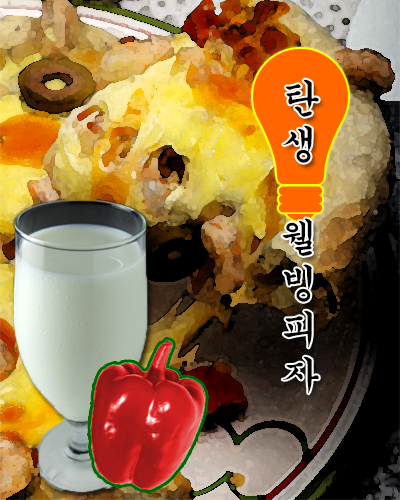
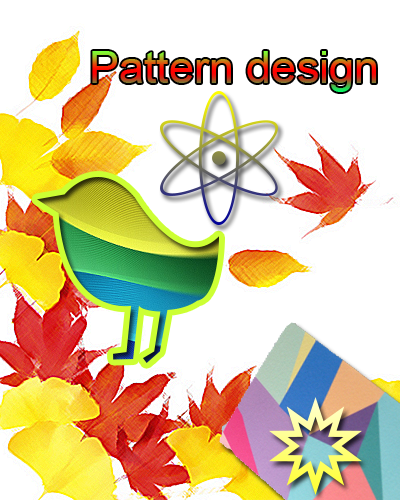
Before/after of a 400 x 500 layered artwork. What changed in the layer stack:
added layer "Shape 3" above "Layer 3" over [269, 397, 362, 495]
moved "Layer 3" above "Shape 2", painted on it over [89, 322, 400, 500]
removed layer "Layer 2" over [13, 199, 148, 493]
added layer "Shape 2" above "Pattern design" over [160, 91, 278, 225]
added layer "Pattern design" above "Layer 2" over [92, 51, 376, 92]
renamed "Shape 1" to "Layer 2", moved it above "Shape 1", painted on it, unmasked it over [0, 23, 348, 426]
renamed "탄 생 웰 빙 피 자" to "Shape 1", painted on it, masked it over [37, 79, 319, 394]
painted on "Layer 1" over [0, 0, 400, 500]
hid "Background" over [0, 0, 400, 500]
